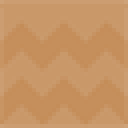
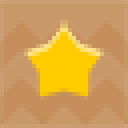
Before/after of a (128, 128) layered artwork. What changed in the layer stack:
renamed "exit" to "star", showed it over [24, 20, 104, 100]
